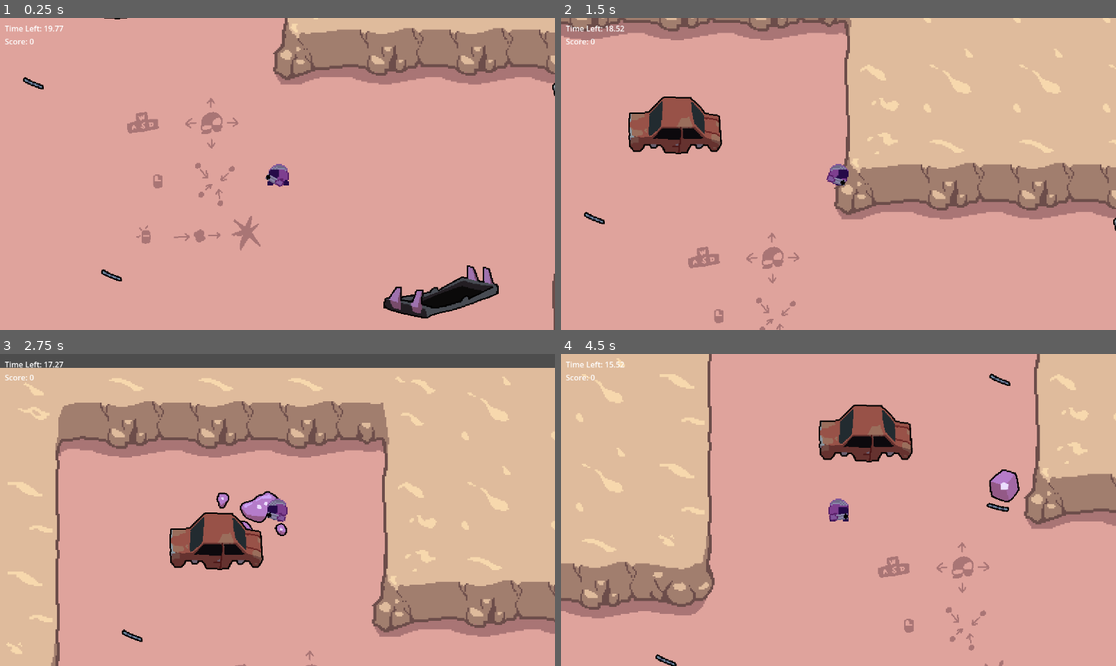
Above: before the commit, frames 1-4 (two rows, left to right).
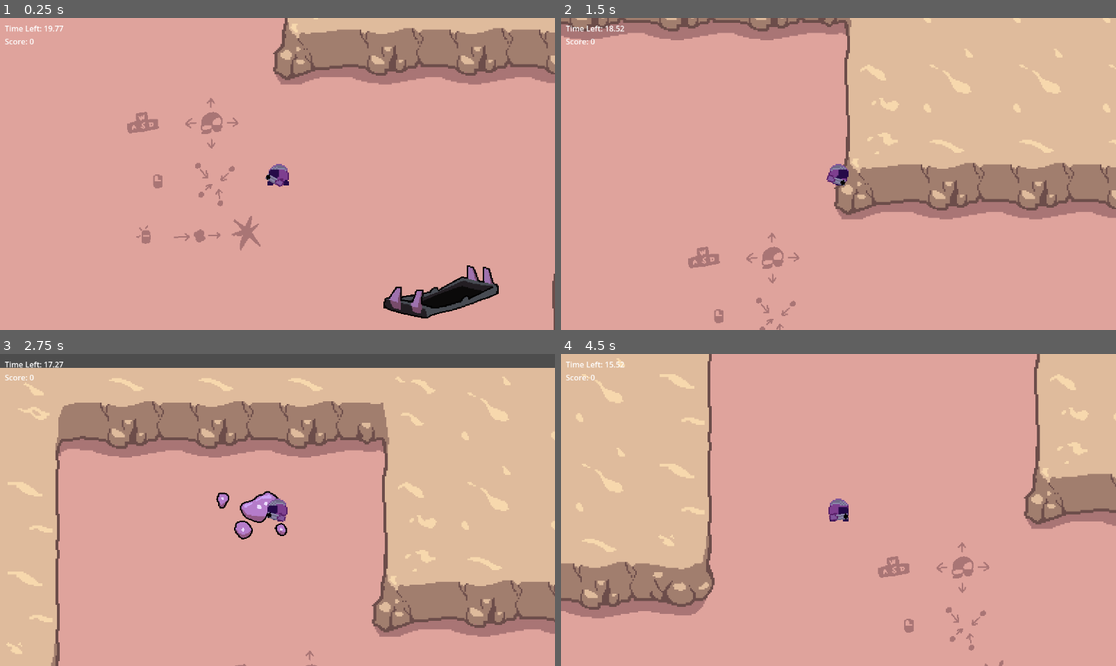
Above: after the commit, the same moments.

Repository: JeppeLindberg/goedware_game_jam_14_everything_is_a_resource
Game: Godot game, scene res://scenes/main.tscn
The game is run twice, just before and just after one commit, with the same random seed, the same clock (stepped at 60 frames per second) and the same inputs.
Inputs (mouse positions are in pixels of both pictures, inside the frame that each line leads up to):
- Up to frame 1 (0.25 s): no input
- Up to frame 2 (1.5 s): tap Enter at 0.5 s; move the mouse to (810, 236) at 0.52 s; press the mouse at (810, 236) at 0.53 s; hold W (move_up) from 0.53 s (still down); move the mouse to (1005, 220) at 1.27 s; release the mouse at (1005, 220) at 1.28 s; click (1005, 220) at 1.35 s
- Up to frame 3 (2.75 s): move the mouse to (111, 463) at 2.02 s; release W (move_up) at 2.03 s; press the mouse at (111, 463) at 2.03 s; hold A (move_left) from 2.03 s (still down)
- Up to frame 4 (4.5 s): move the mouse to (866, 510) at 2.77 s; release the mouse at (866, 510) at 2.78 s; click (866, 510) at 2.85 s; move the mouse to (755, 432) at 3.52 s; release A (move_left) at 3.53 s; press the mouse at (755, 432) at 3.53 s; hold S (move_down) 3.53-4.28 s; move the mouse to (960, 494) at 4.27 s; release the mouse at (960, 494) at 4.28 s; hold D (move_right) from 4.28 s (still down); click (960, 494) at 4.35 s

The runs differ from the first frame. In frame 1, 0.2% of the frame differs, in the area x 4-100%, y 0-85%; in frame 2, 2.5%; in frame 3, 2.5%; in frame 4, 3.1%, in the area x 17-83%, y 6-100%.

Commit message:
item spawner

Diff:
--- a/destructible_objects.tscn
+++ b/car.tscn
@@ -1,6 +1,8 @@
-[gd_scene load_steps=3 format=3 uid="uid://cplit5o3srbf1"]
+[gd_scene load_steps=5 format=3 uid="uid://cplit5o3srbf1"]
 
 [ext_resource type="Script" uid="uid://djuhnwy5llkn4" path="res://object.gd" id="1_naq57"]
+[ext_resource type="Resource" uid="uid://chnj7aomn6p5s" path="res://resources/old_car.tres" id="2_uoj53"]
+[ext_resource type="PackedScene" uid="uid://bqhsyiini58i6" path="res://prefabs/debris.tscn" id="3_k61xc"]
 
 [sub_resource type="RectangleShape2D" id="RectangleShape2D_rfk7t"]
 
@@ -9,6 +11,8 @@
 lock_rotation = true
 linear_damp = 15.0
 script = ExtResource("1_naq57")
+object_data = ExtResource("2_uoj53")
+small_debris_prefab = ExtResource("3_k61xc")
 
 [node name="Sprite2D" type="Sprite2D" parent="."]
 
--- a/resources/old_car.tres
+++ b/resources/old_car.tres
@@ -1,12 +1,12 @@
 [gd_resource type="Resource" script_class="DestructibleObjectResource" load_steps=3 format=3 uid="uid://chnj7aomn6p5s"]
 
 [ext_resource type="Script" uid="uid://t8vsjcamwmlw" path="res://resources/destructible_object_resource.gd" id="1_jm5cf"]
-[ext_resource type="Texture2D" uid="uid://qifbkfheurt" path="res://sprites/large_debris_1.png" id="2_av0ci"]
+[ext_resource type="Texture2D" uid="uid://8seq8o347los" path="res://sprites/large_debris_2.png" id="2_av0ci"]
 
 [resource]
 script = ExtResource("1_jm5cf")
-health = 50
+health = 30
 sprite = ExtResource("2_av0ci")
-collision_size = Vector2(50, 30)
+collision_size = Vector2(40, 40)
 sprite_scale = Vector2(0.5, 0.5)
 metadata/_custom_type_script = "uid://t8vsjcamwmlw"
--- a/scenes/main.tscn
+++ b/scenes/main.tscn
@@ -10,6 +10,7 @@
 [ext_resource type="Script" uid="uid://cifc4erdmoi1s" path="res://scripts/vacuum_point.gd" id="4_jyhfs"]
 [ext_resource type="Script" uid="uid://bconcqtxub65k" path="res://scripts/item_spawner.gd" id="4_pm3ni"]
 [ext_resource type="PackedScene" uid="uid://ji0ihk5cojma" path="res://prefabs/shot.tscn" id="6_85g3d"]
+[ext_resource type="PackedScene" uid="uid://cvihw5va2fsw8" path="res://washing_machine.tscn" id="6_pm3ni"]
 [ext_resource type="Texture2D" uid="uid://cgw31vj6hf7q8" path="res://sprites/gun.png" id="7_eb6dy"]
 [ext_resource type="Script" uid="uid://c7t35v7feojp0" path="res://scripts/center.gd" id="7_o6xl0"]
 [ext_resource type="PackedScene" uid="uid://ygu6wpkmtgbx" path="res://prefabs/attach_template.tscn" id="8_tipki"]
@@ -18,10 +19,9 @@
 [ext_resource type="Texture2D" uid="uid://cf1gltv2bt20v" path="res://sprites/vacuum-Sheet.png" id="12_jbj1t"]
 [ext_resource type="Script" uid="uid://tkag8n4di7db" path="res://scripts/stay_upright.gd" id="13_muem4"]
 [ext_resource type="Texture2D" uid="uid://cmqmwyrb0qeka" path="res://sprite_frames/tilemap_atlas.tres" id="13_trceg"]
-[ext_resource type="PackedScene" uid="uid://cplit5o3srbf1" path="res://destructible_objects.tscn" id="15_jkv2x"]
+[ext_resource type="PackedScene" uid="uid://cplit5o3srbf1" path="res://car.tscn" id="15_jkv2x"]
 [ext_resource type="AudioStream" uid="uid://dt8xxo7laxfpa" path="res://audio/obtain_scrap.wav" id="15_yc10j"]
 [ext_resource type="PackedScene" uid="uid://dohb1kmupsii1" path="res://snapper.tscn" id="17_0ld40"]
-[ext_resource type="Resource" uid="uid://chnj7aomn6p5s" path="res://resources/old_car.tres" id="19_gqmmt"]
 [ext_resource type="PackedScene" uid="uid://ceed2kjg52d0v" path="res://ui.tscn" id="20_gqmmt"]
 
 [sub_resource type="TileSetAtlasSource" id="TileSetAtlasSource_trceg"]
@@ -131,7 +131,7 @@
 }]
 
 [sub_resource type="CircleShape2D" id="CircleShape2D_tbgi4"]
-radius = 72.3671
+radius = 186.011
 
 [sub_resource type="CircleShape2D" id="CircleShape2D_tefeu"]
 radius = 11.0454
@@ -195,7 +195,9 @@
 
 [node name="item_spawner" type="Node2D" parent="."]
 script = ExtResource("4_pm3ni")
-possible_spawns = Array[PackedScene]([ExtResource("2_tipki"), ExtResource("15_jkv2x")])
+car = ExtResource("15_jkv2x")
+washing_machine = ExtResource("6_pm3ni")
+small_debris = ExtResource("2_tipki")
 
 [node name="spawn_point" parent="item_spawner" instance=ExtResource("4_jscy8")]
 position = Vector2(261, 81)
@@ -431,27 +433,12 @@
 [node name="spawn_point58" parent="item_spawner" instance=ExtResource("4_jscy8")]
 position = Vector2(506, 282)
 
-[node name="spawn_point59" parent="item_spawner" instance=ExtResource("4_jscy8")]
-position = Vector2(506, 319)
-
-[node name="spawn_point60" parent="item_spawner" instance=ExtResource("4_jscy8")]
-position = Vector2(503, 356)
-
 [node name="spawn_point81" parent="item_spawner" instance=ExtResource("4_jscy8")]
 position = Vector2(545, 204)
 
 [node name="spawn_point82" parent="item_spawner" instance=ExtResource("4_jscy8")]
 position = Vector2(544, 243)
 
-[node name="spawn_point83" parent="item_spawner" instance=ExtResource("4_jscy8")]
-position = Vector2(553, 289)
-
-[node name="spawn_point84" parent="item_spawner" instance=ExtResource("4_jscy8")]
-position = Vector2(553, 326)
-
-[node name="spawn_point85" parent="item_spawner" instance=ExtResource("4_jscy8")]
-position = Vector2(550, 363)
-
 [node name="spawn_point86" parent="item_spawner" instance=ExtResource("4_jscy8")]
 position = Vector2(597, 212)
 
@@ -461,12 +448,6 @@
 [node name="spawn_point88" parent="item_spawner" instance=ExtResource("4_jscy8")]
 position = Vector2(596, 290)
 
-[node name="spawn_point89" parent="item_spawner" instance=ExtResource("4_jscy8")]
-position = Vector2(596, 327)
-
-[node name="spawn_point90" parent="item_spawner" instance=ExtResource("4_jscy8")]
-position = Vector2(593, 364)
-
 [node name="spawn_point91" parent="item_spawner" instance=ExtResource("4_jscy8")]
 position = Vector2(514, 392)
 
@@ -716,8 +697,8 @@
 [node name="spawn_point173" parent="item_spawner" instance=ExtResource("4_jscy8")]
 position = Vector2(697, 232)
 
-[node name="spawn_point174" parent="item_spawner" instance=ExtResource("4_jscy8")]
-position = Vector2(634, 231)
+[node name="spawn_point174" parent="item_spawner/spawn_point173" instance=ExtResource("4_jscy8")]
+position = Vector2(-63, -1)
 
 [node name="spawn_point175" parent="item_spawner" instance=ExtResource("4_jscy8")]
 position = Vector2(675, 237)
@@ -735,30 +716,6 @@
 position = Vector2(618, 202)
 
 [node name="world" type="Node2D" parent="."]
-
-[node name="debris" parent="world" instance=ExtResource("2_tipki")]
-position = Vector2(643, 190)
-
-[node name="debris2" parent="world" instance=ExtResource("2_tipki")]
-position = Vector2(279, 185)
-
-[node name="debris3" parent="world" instance=ExtResource("2_tipki")]
-position = Vector2(333, 318)
-
-[node name="debris4" parent="world" instance=ExtResource("2_tipki")]
-position = Vector2(981, 435)
-
-[node name="debris5" parent="world" instance=ExtResource("2_tipki")]
-position = Vector2(908, 396)
-
-[node name="debris6" parent="world" instance=ExtResource("2_tipki")]
-position = Vector2(727, 476)
-
-[node name="debris7" parent="world" instance=ExtResource("2_tipki")]
-position = Vector2(203, 358)
-
-[node name="debris8" parent="world" instance=ExtResource("2_tipki")]
-position = Vector2(197, 277)
 
 [node name="player" type="RigidBody2D" parent="world"]
 position = Vector2(448, 248)
@@ -824,21 +781,6 @@
 
 [node name="UI" parent="world/player/Camera2D/CanvasLayer" instance=ExtResource("20_gqmmt")]
 
-[node name="Object" parent="world" instance=ExtResource("15_jkv2x")]
-position = Vector2(147, 389)
-object_data = ExtResource("19_gqmmt")
-small_debris_prefab = ExtResource("2_tipki")
-
-[node name="Object2" parent="world" instance=ExtResource("15_jkv2x")]
-position = Vector2(335, 121)
-object_data = ExtResource("19_gqmmt")
-small_debris_prefab = ExtResource("2_tipki")
-
-[node name="Object3" parent="world" instance=ExtResource("15_jkv2x")]
-position = Vector2(597, 494)
-object_data = ExtResource("19_gqmmt")
-small_debris_prefab = ExtResource("2_tipki")
-
 [node name="debug_spawner" type="Node2D" parent="."]
 script = ExtResource("10_choun")
 debug_spawn = ExtResource("11_ya4ey")
--- a/scripts/item_spawner.gd
+++ b/scripts/item_spawner.gd
@@ -1,4 +1,52 @@
 extends Node2D
 
 
-@export var possible_spawns: Array[PackedScene]
+@onready var world = get_node('/root/main/world')
+@onready var player = get_node('/root/main/world/player')
+@export var car: PackedScene
+@export var washing_machine: PackedScene
+@export var small_debris: PackedScene
+
+@export var objects_to_spawn = 10.0
+@export var spawns_per_second = 2.0
+
+var tickets = []
+
+
+func _process(delta: float) -> void:
+	objects_to_spawn += delta * spawns_per_second;
+
+	if tickets == []:
+		populate_tickets()
+
+	if objects_to_spawn >= 1.0:
+		var ticket = tickets.pop_front()
+		var new_node = null
+		if ticket == 'car':
+			new_node = car.instantiate()
+		if ticket == 'washing_machine':
+			new_node = washing_machine.instantiate()
+		if ticket == 'small_debris':
+			new_node = small_debris.instantiate()
+		world.add_child(new_node)
+		new_node.global_position = get_spawn_pos()
+
+		objects_to_spawn -= 1.0
+
+func populate_tickets():
+	for i in range(1):
+		tickets.append('car')
+	for i in range(1):
+		tickets.append('washing_machine')
+	for i in range(7):
+		tickets.append('small_debris')
+	tickets.shuffle()
+
+func get_spawn_pos():
+	var child_pos = []
+	for child in get_children():
+		if child.global_position.distance_to(player.global_position) > 300.0:
+			child_pos.append(child.global_position)
+
+	child_pos.shuffle()
+	return child_pos.pop_front()
--- a/scripts/player.gd
+++ b/scripts/player.gd
@@ -22,6 +22,9 @@
 	linear_velocity = movement_direction * movement_speed
 
 func _input(event: InputEvent) -> void:
+	if not accept_input:
+		return
+
 	if event is InputEventMouse:
 		mouse_pos = event.position
 
@@ -35,6 +38,7 @@
 
 func handle_controls(_delta):
 	if not accept_input:
+		movement_direction = Vector2.ZERO
 		return
 
 	var input := Input.get_vector("move_left", "move_right", "move_up", "move_down")
--- a/scripts/post_game.gd
+++ b/scripts/post_game.gd
@@ -13,12 +13,12 @@
 		for symbol in score_nodes[i].text:
 			if symbol in ['0','1','2','3','4','5','6','7','8','9']:
 				score += symbol
-		if int(score) <= new_score:
+		if (int(score) <= new_score) and (new_score != -1):
 			new_node = score_prefab.instantiate()
 			v_box_container.add_child(new_node)
 			new_node.text = 'YOU: ' + str(new_score)
 			new_node.self_modulate = Color.AQUAMARINE
-			new_score = 9999999
+			new_score = -1
 
 		new_node = score_prefab.instantiate()
 		v_box_container.add_child(new_node)
--- /dev/null
+++ b/washing_machine.tscn
@@ -0,0 +1,20 @@
+[gd_scene load_steps=5 format=3 uid="uid://cvihw5va2fsw8"]
+
+[ext_resource type="Script" uid="uid://djuhnwy5llkn4" path="res://object.gd" id="1_1udaq"]
+[ext_resource type="Resource" uid="uid://chnj7aomn6p5s" path="res://resources/old_car.tres" id="2_klh5c"]
+[ext_resource type="PackedScene" uid="uid://bqhsyiini58i6" path="res://prefabs/debris.tscn" id="3_7fq55"]
+
+[sub_resource type="RectangleShape2D" id="RectangleShape2D_rfk7t"]
+
+[node name="Object" type="RigidBody2D" groups=["Destructible"]]
+gravity_scale = 0.0
+lock_rotation = true
+linear_damp = 15.0
+script = ExtResource("1_1udaq")
+object_data = ExtResource("2_klh5c")
+small_debris_prefab = ExtResource("3_7fq55")
+
+[node name="Sprite2D" type="Sprite2D" parent="."]
+
+[node name="CollisionShape2D" type="CollisionShape2D" parent="."]
+shape = SubResource("RectangleShape2D_rfk7t")
